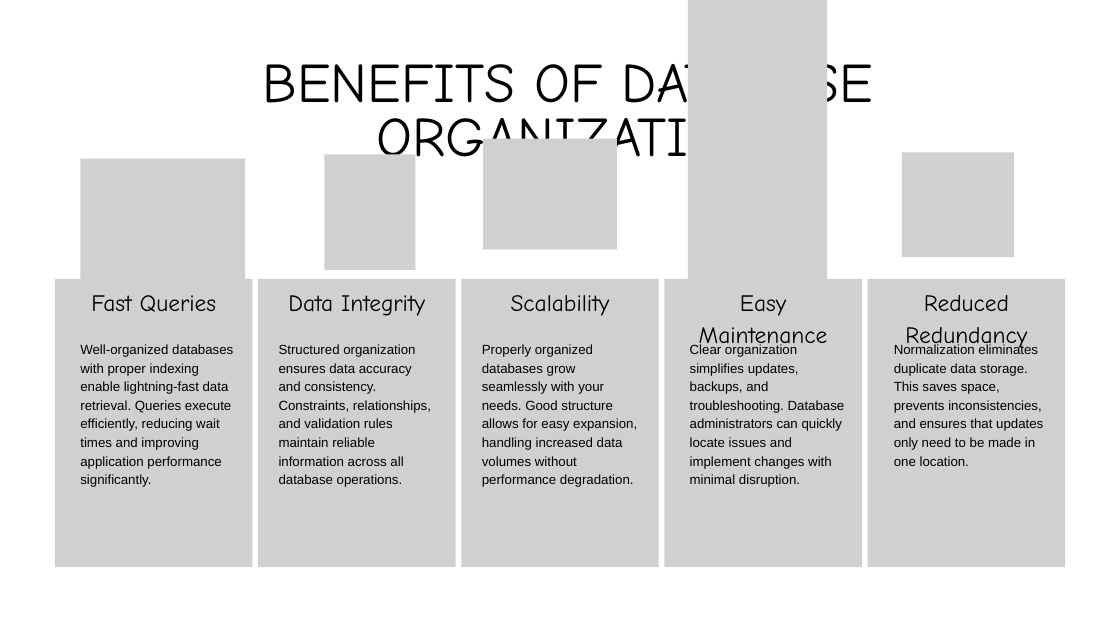
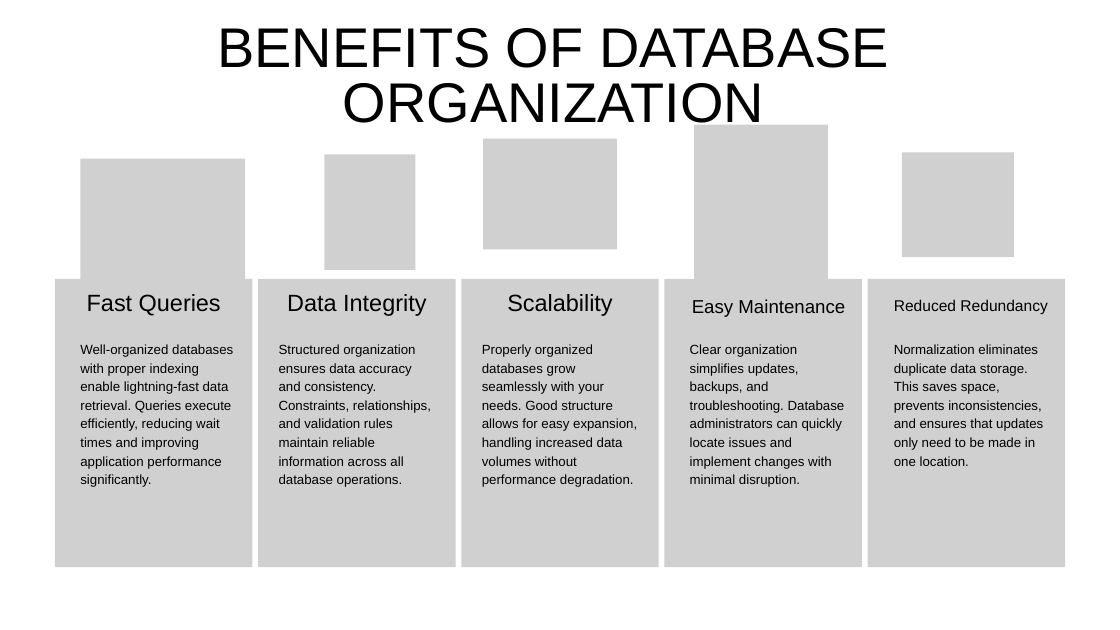
Before and after one commit to lucashartmann/Senac, a slide deck: slide 4 of Inglês/Março 26/Aula 16/databases.pptx. Drawn at 1120x630 pixels with LibreOffice and Linux fonts; fonts in the diff are those of the drawing; grey boxes stand for pictures; background and template pictures are left out. Boxes give left, top, right and bottom in pixels: in the first picture for what was removed or moved away, otherwise in the second. Text is boxed around its words. In the diff, an @@ line names an element or a change of style, - is before the commit and + after.

```diff
--- a/Inglês/Março 26/Aula 16/databases.pptx
+++ b/Inglês/Março 26/Aula 16/databases.pptx
@@ font Comic Neue to Arial in 4 elements at (x1=287, y1=294, x2=426, y2=316), (x1=507, y1=294, x2=612, y2=316), (x1=87, y1=294, x2=221, y2=316), (x1=217, y1=28, x2=889, y2=132) @@
@@ text "BENEFITS OF DATABASE ORGANIZATION" moved from (x1=262, y1=53, x2=873, y2=174) to (x1=217, y1=28, x2=889, y2=132) @@
@@ picture resized from (x1=688, y1=0, x2=827, y2=486) to (x1=694, y1=124, x2=828, y2=472) @@
@@ text "Easy Maintenance" moved from (x1=699, y1=295, x2=828, y2=351) to (x1=692, y1=299, x2=845, y2=317) @@
@@ text "Easy Maintenance" at (x1=692, y1=299, x2=845, y2=317): size 30.1 to 24 pt, font Comic Neue to Arial @@
@@ text "Reduced Redundancy" moved from (x1=905, y1=295, x2=1027, y2=351) to (x1=894, y1=299, x2=1047, y2=315) @@
@@ text "Reduced Redundancy" at (x1=894, y1=299, x2=1047, y2=315): size 30.1 to 20 pt, font Comic Neue to Arial @@
```
Also in this commit, not shown: 2 other slides changed, 58 other files.
